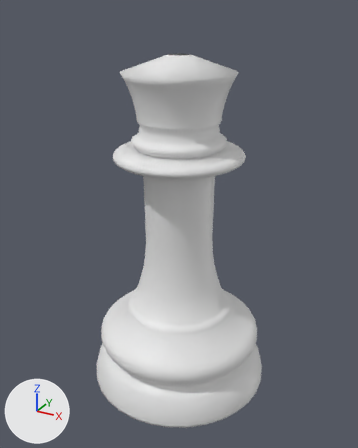
An edit to the Blender file tutorial/section6/chessqueen.blend, drawn before and after from the same camera.
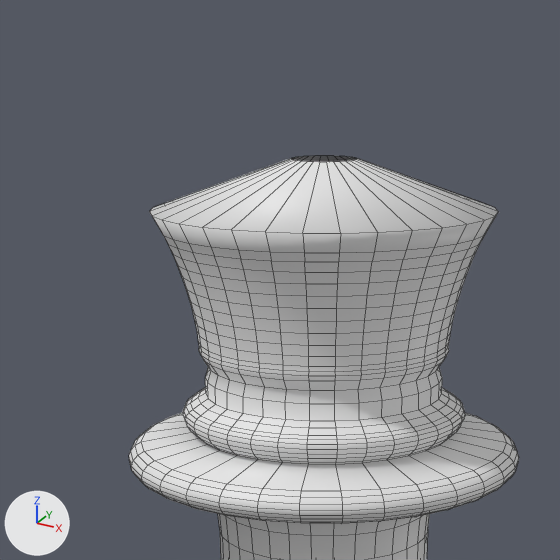
Each version appears first whole from a camera (50 mm lens) standing at (4.7, -8.55, 8.02) and looking at (0.02, -0.05, 3.77), and next in a close-up on the part from 19% to 73% of the width and 0% to 43% of the height. Every picture has the same lights, and +X, +Y and +Z are marked at lower left. The close-ups show mesh edges as thin lines.

Objects in the first close-up: 'Bishop'.
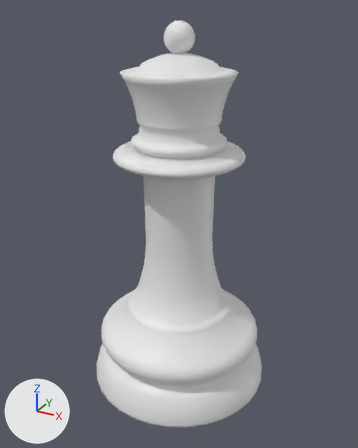
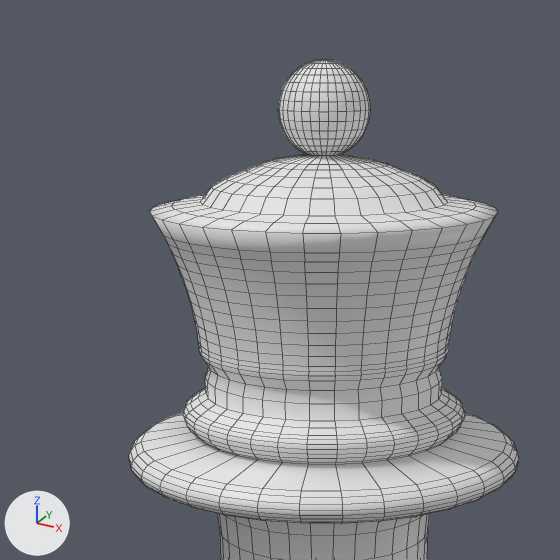
Location of each change, (x1, y1, x2, y2) in pixels of the close-ups (560 x 560 px):
```json
{"object": "Bishop", "change": "reshaped", "before": [129, 156, 519, 560], "after": [129, 59, 519, 560]}
{"part": 1, "of": "me_sphere_001", "change": "built on", "before": [149, 156, 498, 233], "after": [149, 59, 498, 233]}
```

The change, as JSON lines over the scene's bpy script:
```json
{"block": "me_sphere_001", "where": "# used by ob_bishop; location = (0.002, 0.0, 2.12); scale = (0.396, 0.396, 0.396)"}
{"op": "remove", "block": "me_sphere_001", "code": "me_sphere_001.from_pydata(...)  # 2240 vertices, 2209 faces; spans x -5.0..5.0, y -5.0..5.0, z -5.4..12.8"}
{"op": "add", "block": "me_sphere_001", "code": "me_sphere_001.from_pydata(...)  # 2882 vertices, 2881 faces; spans x -5.0..5.0, y -5.0..5.0, z -5.4..14.3"}
{"block": "me_sphere_001", "change": "me_sphere_001 part 1: 32 vertices removed from x -0.5..0.5, y -0.5..0.5, z 12.8; 674 vertices added at x -2.5..2.5, y -2.5..2.5, z 12.1..14.3"}
```
